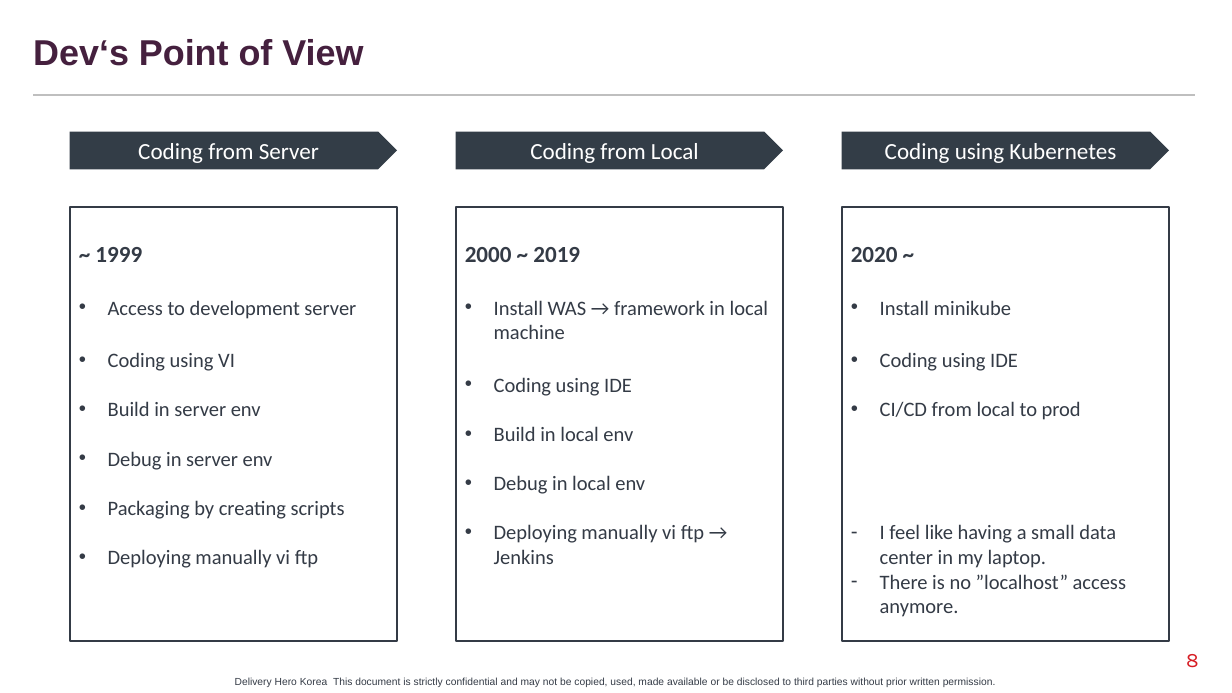
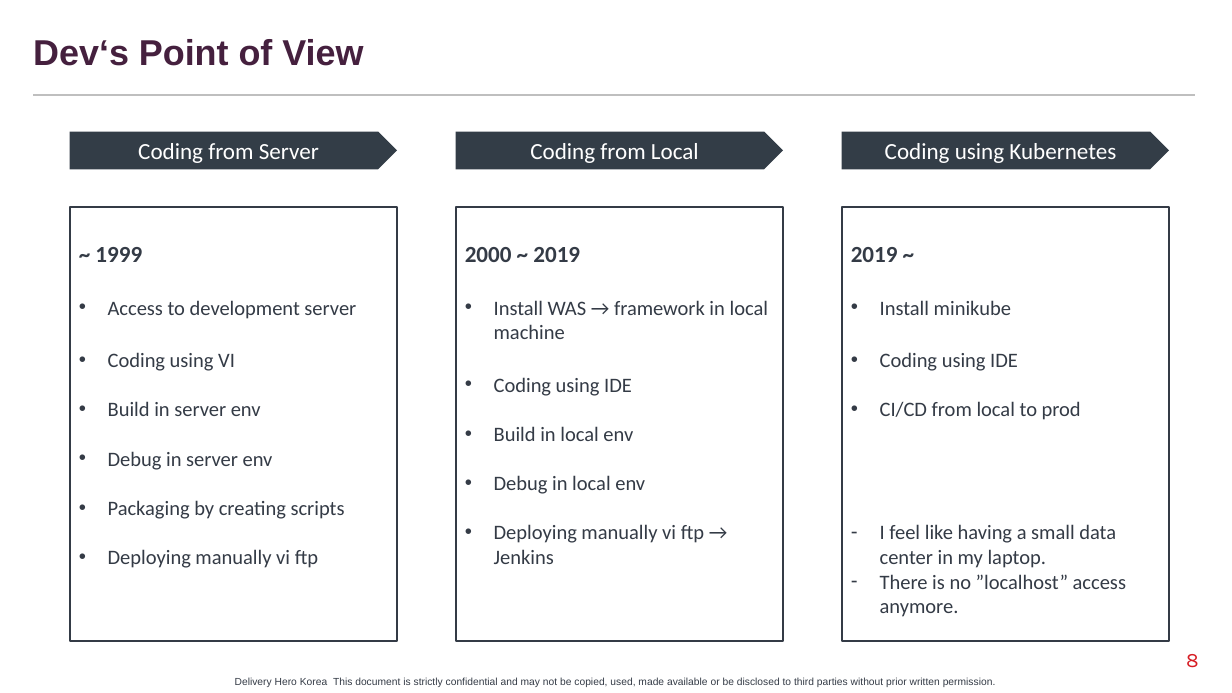
Before and after one commit to ramsteinj/k8s-django-demo, a slide deck: slide 8 of doc/An Introduction to Kubernetes.pptx. Drawn at 1232x693 pixels with LibreOffice and Linux fonts; fonts in the diff are those of the drawing; background and template pictures are left out. Boxes give left, top, right and bottom in pixels: in the first picture for what was removed or moved away, otherwise in the second. Text is boxed around its words. In the diff, an @@ line names an element or a change of style, - is before the commit and + after.

```diff
--- a/doc/An Introduction to Kubernetes.pptx
+++ b/doc/An Introduction to Kubernetes.pptx
@@ text in rectangle at <box>851,247,898,262</box>: text changed @@
-2020 ~
+2019 ~
```
Also in this commit, not shown: 1 other slide changed, 1 slide added.
